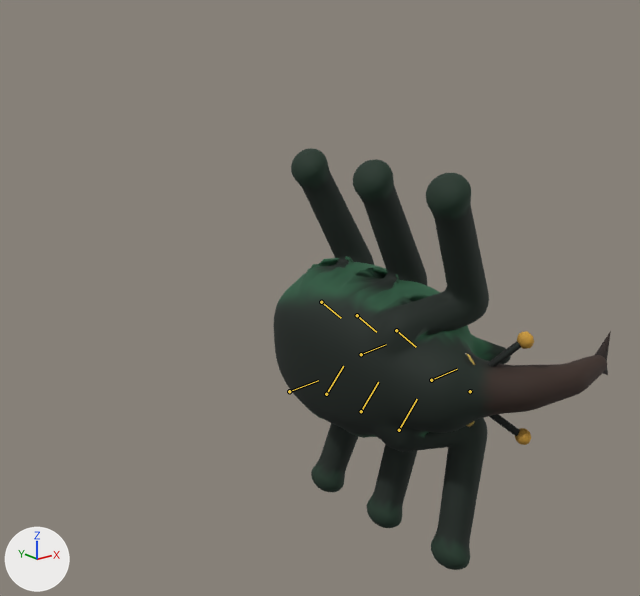
Before and after pictures for a commit that changed the Blender file Blender/blend/enemy_rhino_beetle.blend.
Both versions are drawn from a 50 mm lens placed at (-1.221, -1.782, 1.018), pointed at (0.193, -0.014, 0.311). Arrows for +X, +Y and +Z are at lower left; the lights stay in place. The picture after the commit comes second. Both versions are drawn at frame 23 of the action 'Die'; the numbers are the values there. The bones that bend it are drawn over the model as lines.

Objects in the first picture: 'Body'.
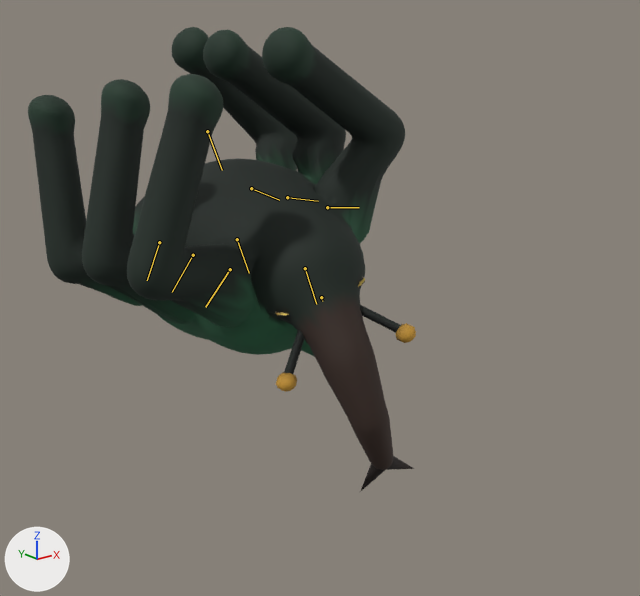
Where the change shows, as pixel boxes [x1, y1, x2, y2] in the pictures (640 x 596 px):
'Body', posed (15% wider, 10% taller)
    before: [273, 148, 611, 570]
    after: [28, 27, 416, 492]
bone 'root', root to tip
    before: (289, 391) to (318, 380)
    after: (207, 131) to (222, 170)
bone 'head', root to tip
    before: (431, 380) to (457, 369)
    after: (305, 268) to (316, 304)
bone 'leg1.R', root to tip
    before: (396, 330) to (416, 347)
    after: (327, 207) to (359, 207)
bone 'leg2.R', root to tip
    before: (357, 315) to (376, 332)
    after: (287, 197) to (318, 201)
bone 'leg3.R', root to tip
    before: (321, 302) to (341, 318)
    after: (251, 188) to (279, 200)
bone 'leg1.L', root to tip
    before: (399, 430) to (417, 399)
    after: (230, 269) to (205, 307)
bone 'leg2.L', root to tip
    before: (361, 411) to (378, 382)
    after: (193, 255) to (172, 292)
bone 'leg3.L', root to tip
    before: (326, 394) to (343, 366)
    after: (159, 242) to (147, 280)

What the commit changed:
Bone 'root' (bone_root) moves from (0.1, 0.06, 0.0) to (-0.127, 0.773, 0.0).
Bone 'root' (bone_root) turns from (0, 0, -86) to (0, 0, -160) degrees about its own x, y and z.
Bone 'head' (bone_head) turns from (0, 0, 0) to (0, 24, 0) degrees about its own x, y and z.
Bone 'leg1.R' (bone_leg1_r) turns from (0, 0, -45) to (0, -10, 62) degrees about its own x, y and z.
Bone 'leg2.R' (bone_leg2_r) turns from (0, 0, -45) to (0, -10, 58) degrees about its own x, y and z.
Bone 'leg3.R' (bone_leg3_r) turns from (0, 0, -45) to (0, -10, 44) degrees about its own x, y and z.
Bone 'leg1.L' (bone_leg1_l) turns from (0, 0, 45) to (0, 10, -62) degrees about its own x, y and z.
Bone 'leg2.L' (bone_leg2_l) turns from (0, 0, 45) to (0, 10, -58) degrees about its own x, y and z.
Bone 'leg3.L' (bone_leg3_l) turns from (0, 0, 45) to (0, 10, -44) degrees about its own x, y and z.
